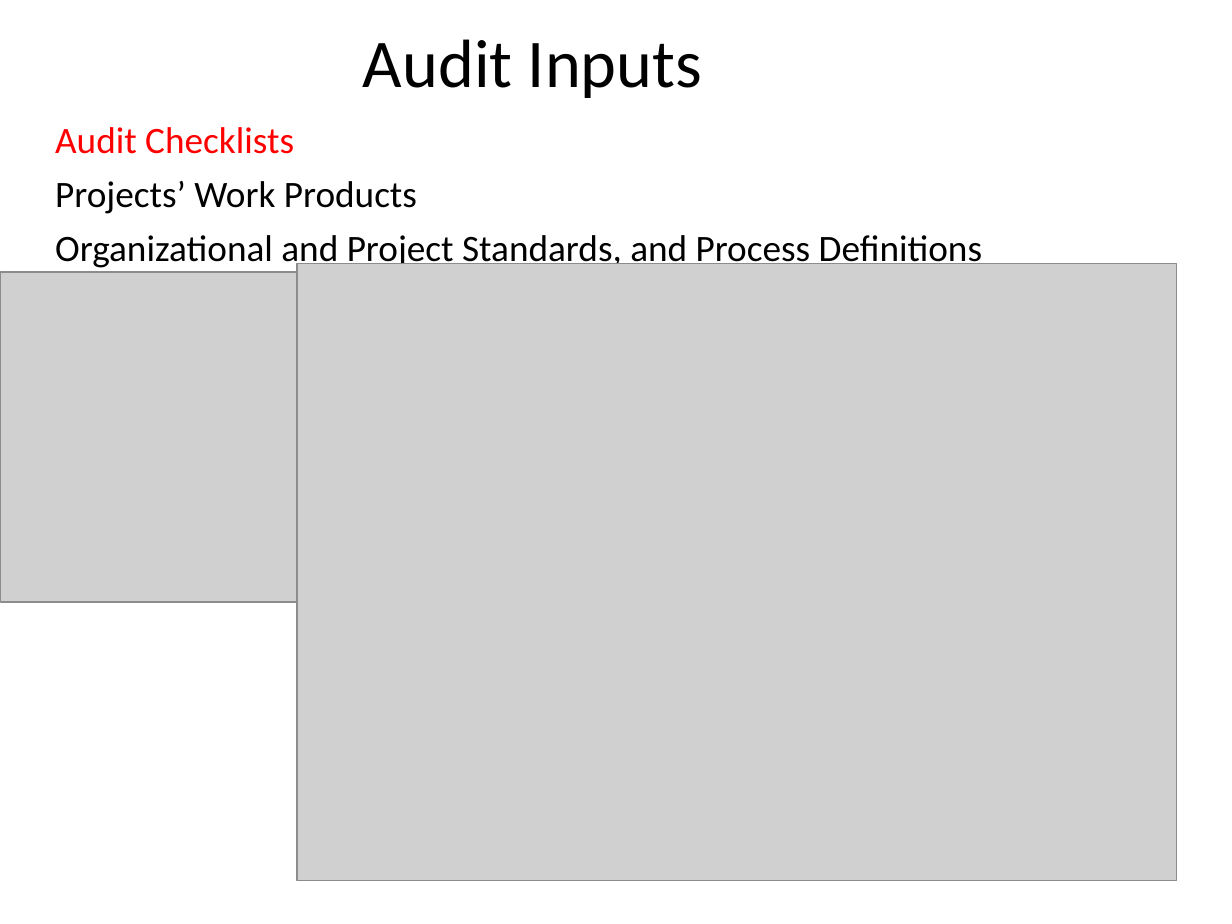
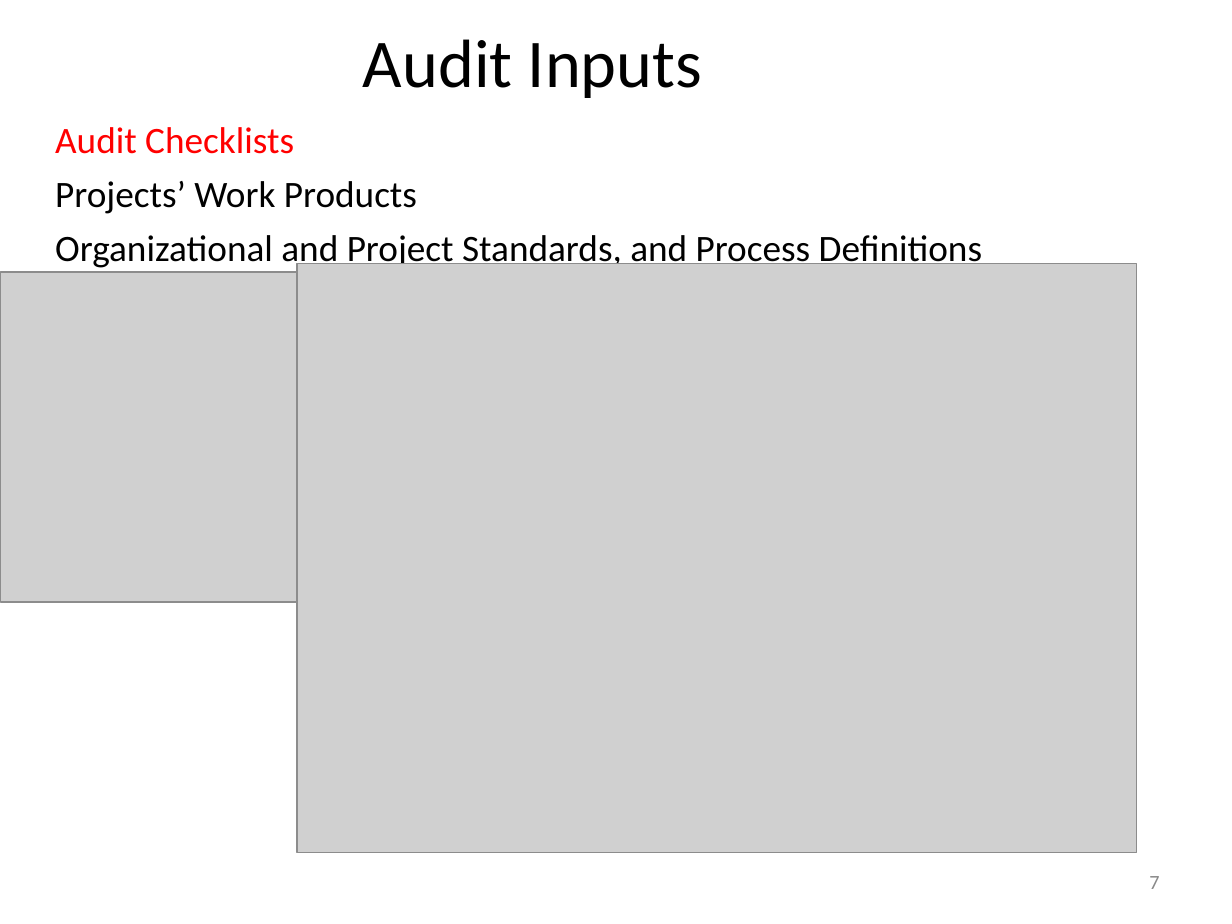
Before and after one commit to JalajMathur/PEG_2022, a slide deck: slide 7 of Show & Tell/PQA Show & Tell.ppt. Drawn at 1232x924 pixels with LibreOffice and Linux fonts; fonts in the diff are those of the drawing; grey boxes stand for pictures; background and template pictures are left out. Boxes give left, top, right and bottom in pixels: in the first picture for what was removed or moved away, otherwise in the second. Text is boxed around its words. In the diff, an @@ line names an element or a change of style, - is before the commit and + after.

```diff
--- a/Show & Tell/PQA Show & Tell.ppt
+++ b/Show & Tell/PQA Show & Tell.ppt
@@ picture: place and size @@
-picture at (297, 264, 1177, 881)
+picture at (297, 264, 1137, 853)
@@ page number added at (1149, 876, 1159, 889), 13 pt, text #898989 @@
+7
```
Also in this commit, not shown: 11 other slides changed.
